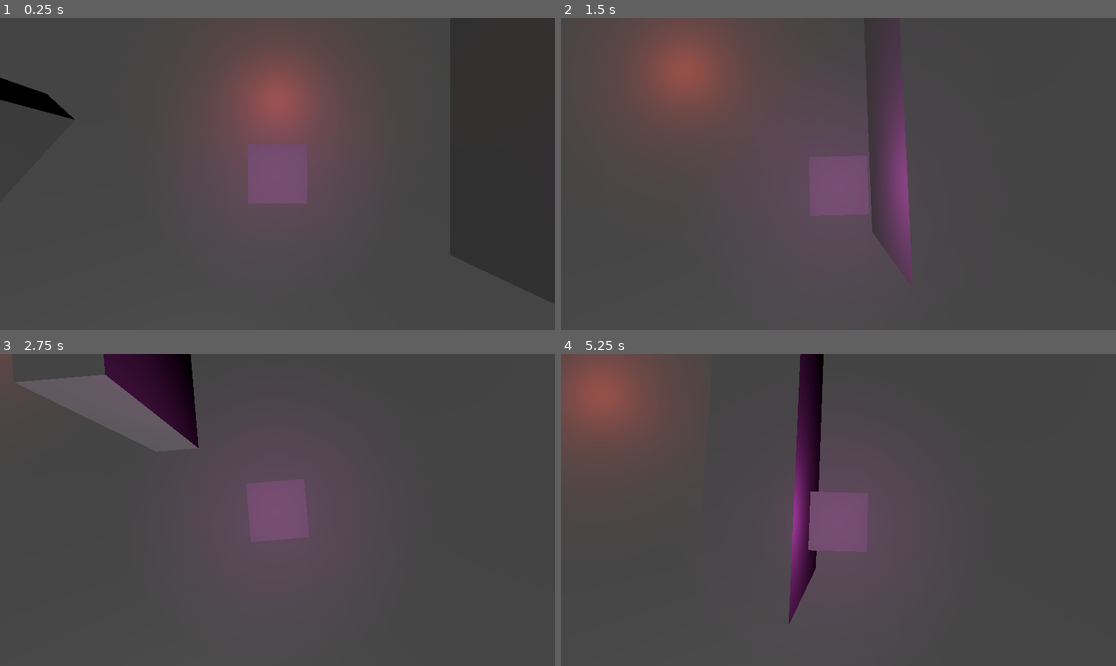
Above: before the commit, frames 1-4 (two rows, left to right).
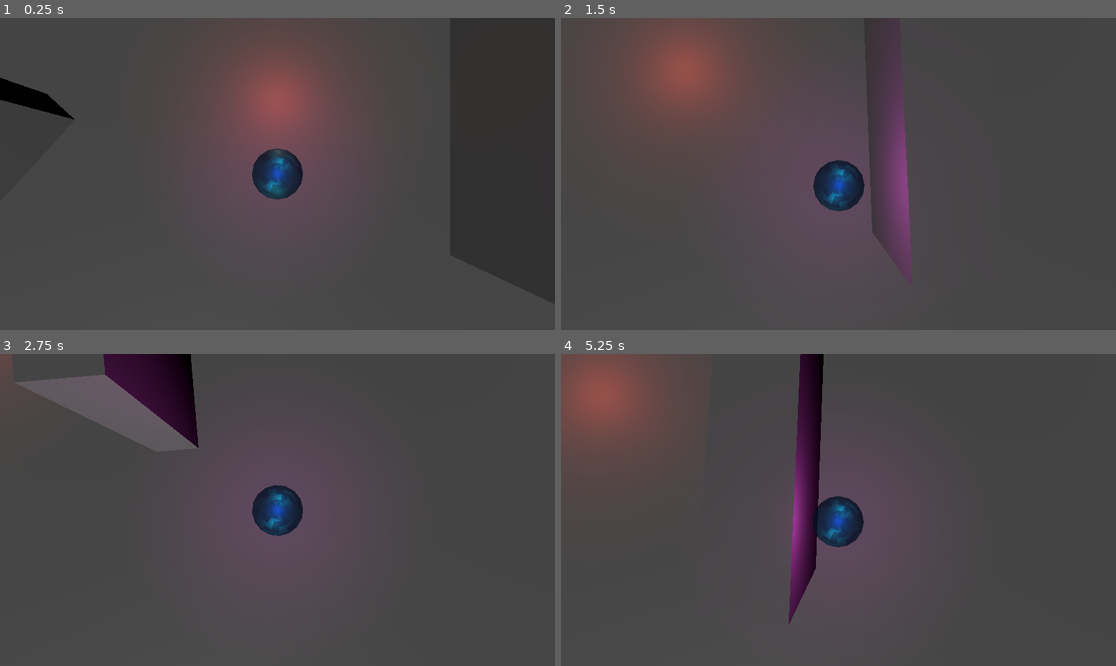
Above: after the commit, the same moments.

Repository: MrMinimal/ggj-2025
Game: Godot game, scene res://main.tscn
Two runs of this game, one before a commit and one after it. Both use one fixed random seed, a clock stepped at 60 frames per second and the inputs below.
Inputs:
- Up to frame 1 (0.25 s): no input
- Up to frame 2 (1.5 s): hold D (move_right) 0.53-1.28 s; hold S (move_backward) from 1.28 s (still down)
- Up to frame 3 (2.75 s): release S (move_backward) at 2.03 s; hold D (move_right) from 2.03 s (still down)
- Up to frame 4 (5.25 s): release D (move_right) at 2.78 s; hold W (move_forward) 2.78-3.53 s; hold A (move_left) 3.53-5.03 s; tap Enter at 5 s; hold S (move_backward) from 5.03 s (still down)

The runs differ from the first frame. In frame 1, 1.9% of the frame differs, in the area x 44-56%, y 40-60%; in frame 2, 1.2%; in frame 3, 1.2%; in frame 4, 1.4%.

Commit message:
Add player bubble model

Diff:
--- a/player.tscn
+++ b/player.tscn
@@ -1,16 +1,18 @@
-[gd_scene load_steps=3 format=3 uid="uid://bh7uqlf3024g4"]
+[gd_scene load_steps=4 format=3 uid="uid://bh7uqlf3024g4"]
 
 [ext_resource type="Script" uid="uid://cbnksnpir40x1" path="res://player.gd" id="1_4flbx"]
+[ext_resource type="PackedScene" uid="uid://d31f3emhes734" path="res://assets/bubble.glb" id="2_onrkg"]
 
-[sub_resource type="BoxShape3D" id="BoxShape3D_4flbx"]
+[sub_resource type="SphereShape3D" id="SphereShape3D_i3pqv"]
 
 [node name="Player" type="RigidBody3D"]
 script = ExtResource("1_4flbx")
 
 [node name="CollisionShape3D" type="CollisionShape3D" parent="."]
-shape = SubResource("BoxShape3D_4flbx")
+shape = SubResource("SphereShape3D_i3pqv")
 
 [node name="CSGBox3D" type="CSGBox3D" parent="."]
+visible = false
 
 [node name="Camera3D" type="Camera3D" parent="."]
 transform = Transform3D(1, 0, 0, 0, -4.37114e-08, 1, 0, -1, -4.37114e-08, 0, 3.971, 0)
@@ -19,3 +21,6 @@
 [node name="OmniLight3D" type="OmniLight3D" parent="."]
 transform = Transform3D(1, 0, 0, 0, 1, 0, 0, 0, 1, 0, 1.81388, 0)
 light_color = Color(0.768531, 0.276242, 0.734836, 1)
+
+[node name="bubble" parent="." instance=ExtResource("2_onrkg")]
+transform = Transform3D(0.5, 0, 0, 0, 0.5, 0, 0, 0, 0.5, 0, 0, 0)
Binary file added: assets/bubble.glb
Not shown, added: assets/bubble.glb.import
Binary file added: assets/bubble_bubble_face_white.png
Not shown, added: assets/bubble_bubble_face_white.png.import
Not shown: 1 places in main.tscn that only renumber resources
